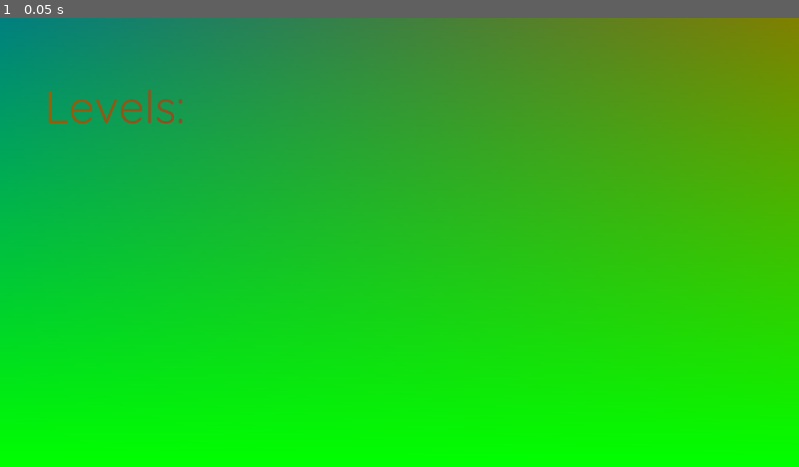
Above: before the commit, frame 1.
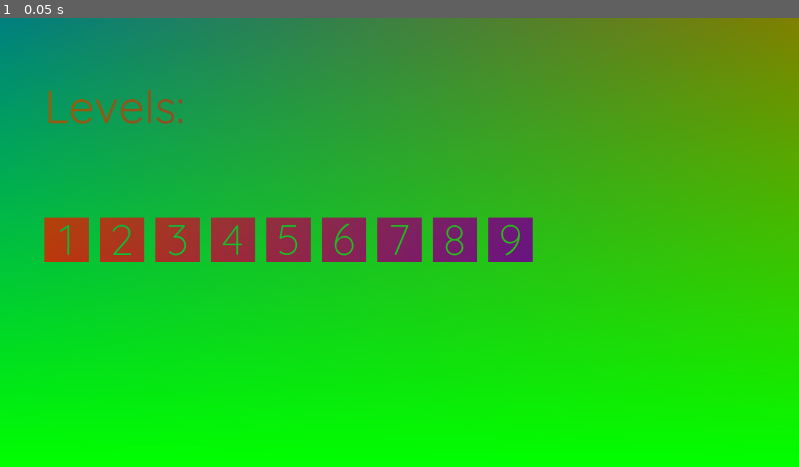
Above: after the commit, the same moment.

Repository: Username4D/signal_quest
Game: Godot game, scene res://scenes/level_menu.tscn
Two runs of this game, one before a commit and one after it. Both use one fixed random seed, a clock stepped at 60 frames per second and the inputs below. This scene is started directly instead of the project's main scene.
Inputs:
- Up to frame 1 (0.05 s): no input

The runs differ from the first frame. In frame 1, 4.9% of the frame differs, in the area x 5-67%, y 44-55%.

Commit message:
added levels menu

Diff:
--- /dev/null
+++ b/scenes/level_button.tscn
@@ -0,0 +1,60 @@
+[gd_scene load_steps=12 format=3 uid="uid://clujuis2c008n"]
+
+[ext_resource type="Shader" uid="uid://b1qnwyojwnbjx" path="res://resources/gradient.gdshader" id="1_i0sit"]
+[ext_resource type="FontFile" uid="uid://14dupcwgowyv" path="res://assets/Quicksand-VariableFont_wght.ttf" id="2_o8246"]
+
+[sub_resource type="StyleBoxEmpty" id="StyleBoxEmpty_o8246"]
+
+[sub_resource type="StyleBoxFlat" id="StyleBoxFlat_hrusj"]
+bg_color = Color(1, 1, 1, 0.13725491)
+
+[sub_resource type="StyleBoxEmpty" id="StyleBoxEmpty_6g3el"]
+
+[sub_resource type="StyleBoxEmpty" id="StyleBoxEmpty_ium1h"]
+
+[sub_resource type="StyleBoxEmpty" id="StyleBoxEmpty_nfgsp"]
+
+[sub_resource type="ShaderMaterial" id="ShaderMaterial_b0rp6"]
+shader = ExtResource("1_i0sit")
+shader_parameter/background = false
+
+[sub_resource type="ShaderMaterial" id="ShaderMaterial_6acxe"]
+shader = ExtResource("1_i0sit")
+shader_parameter/background = true
+
+[sub_resource type="FontVariation" id="FontVariation_hrusj"]
+base_font = ExtResource("2_o8246")
+
+[sub_resource type="LabelSettings" id="LabelSettings_6g3el"]
+font = SubResource("FontVariation_hrusj")
+font_size = 61
+
+[node name="level_button" type="Button"]
+z_index = 2
+custom_minimum_size = Vector2(64, 64)
+offset_left = -32.0
+offset_top = -32.0
+offset_right = 32.0
+offset_bottom = 32.0
+theme_override_styles/normal = SubResource("StyleBoxEmpty_o8246")
+theme_override_styles/pressed = SubResource("StyleBoxFlat_hrusj")
+theme_override_styles/hover = SubResource("StyleBoxEmpty_6g3el")
+theme_override_styles/disabled = SubResource("StyleBoxEmpty_ium1h")
+theme_override_styles/focus = SubResource("StyleBoxEmpty_nfgsp")
+
+[node name="bg" type="Polygon2D" parent="."]
+z_index = -1
+material = SubResource("ShaderMaterial_b0rp6")
+polygon = PackedVector2Array(64, 0, 64, 64, 0, 64, 0, 0)
+
+[node name="Label" type="Label" parent="."]
+z_index = -1
+material = SubResource("ShaderMaterial_6acxe")
+layout_mode = 0
+offset_top = -16.0
+offset_right = 64.0
+offset_bottom = 80.0
+text = "1"
+label_settings = SubResource("LabelSettings_6g3el")
+horizontal_alignment = 1
+vertical_alignment = 1
--- a/scenes/level_menu.tscn
+++ b/scenes/level_menu.tscn
@@ -1,7 +1,9 @@
-[gd_scene load_steps=8 format=3 uid="uid://cv2nk0qcqr6ba"]
+[gd_scene load_steps=10 format=3 uid="uid://cv2nk0qcqr6ba"]
 
+[ext_resource type="Script" uid="uid://8r8tk3tji6gi" path="res://scripts/level_menu.gd" id="1_7obll"]
 [ext_resource type="Shader" uid="uid://b1qnwyojwnbjx" path="res://resources/gradient.gdshader" id="1_rj3wb"]
 [ext_resource type="FontFile" uid="uid://14dupcwgowyv" path="res://assets/Quicksand-VariableFont_wght.ttf" id="2_jqwib"]
+[ext_resource type="PackedScene" uid="uid://clujuis2c008n" path="res://scenes/level_button.tscn" id="4_teein"]
 
 [sub_resource type="ShaderMaterial" id="ShaderMaterial_7obll"]
 shader = ExtResource("1_rj3wb")
@@ -24,6 +26,7 @@
 font_size = 66
 
 [node name="level_menu" type="Node2D"]
+script = ExtResource("1_7obll")
 
 [node name="MeshInstance2D" type="MeshInstance2D" parent="."]
 material = SubResource("ShaderMaterial_7obll")
@@ -42,5 +45,35 @@
 vertical_alignment = 1
 
 [node name="level_button_lines" type="HBoxContainer" parent="."]
-offset_right = 40.0
-offset_bottom = 40.0
+offset_left = 64.0
+offset_top = 288.0
+offset_right = 1088.0
+offset_bottom = 352.0
+theme_override_constants/separation = 16
+
+[node name="1" parent="level_button_lines" instance=ExtResource("4_teein")]
+layout_mode = 2
+
+[node name="2" parent="level_button_lines" instance=ExtResource("4_teein")]
+layout_mode = 2
+
+[node name="3" parent="level_button_lines" instance=ExtResource("4_teein")]
+layout_mode = 2
+
+[node name="4" parent="level_button_lines" instance=ExtResource("4_teein")]
+layout_mode = 2
+
+[node name="5" parent="level_button_lines" instance=ExtResource("4_teein")]
+layout_mode = 2
+
+[node name="6" parent="level_button_lines" instance=ExtResource("4_teein")]
+layout_mode = 2
+
+[node name="7" parent="level_button_lines" instance=ExtResource("4_teein")]
+layout_mode = 2
+
+[node name="8" parent="level_button_lines" instance=ExtResource("4_teein")]
+layout_mode = 2
+
+[node name="9" parent="level_button_lines" instance=ExtResource("4_teein")]
+layout_mode = 2
--- a/scenes/main_menu.tscn
+++ b/scenes/main_menu.tscn
@@ -1,6 +1,6 @@
 [gd_scene load_steps=18 format=3 uid="uid://dfrtywmnvxhtp"]
 
-[ext_resource type="Script" uid="uid://c4dp8el6n5xsq" path="res://scenes/main_menu.gd" id="1_l6cm7"]
+[ext_resource type="Script" uid="uid://c4dp8el6n5xsq" path="res://scripts/main_menu.gd" id="1_l6cm7"]
 [ext_resource type="Shader" uid="uid://b1qnwyojwnbjx" path="res://resources/gradient.gdshader" id="2_ekxnf"]
 [ext_resource type="FontFile" uid="uid://14dupcwgowyv" path="res://assets/Quicksand-VariableFont_wght.ttf" id="3_bqqt6"]
 [ext_resource type="PackedScene" uid="uid://dxmotkl4kj0te" path="res://scenes/signal.tscn" id="4_8ln24"]
--- /dev/null
+++ b/scripts/level_menu.gd
@@ -0,0 +1,5 @@
+extends Node2D
+
+func _ready() -> void:
+	for i in $level_button_lines.get_children():
+		i.get_node("Label").text = i.name
Not shown: 1 places in scenes/main_menu.tscn that only renumber resources
Not shown, added: scripts/level_menu.gd.uid
Renamed: scenes/main_menu.gd -> scripts/main_menu.gd
Renamed: scenes/main_menu.gd.uid -> scripts/main_menu.gd.uid
